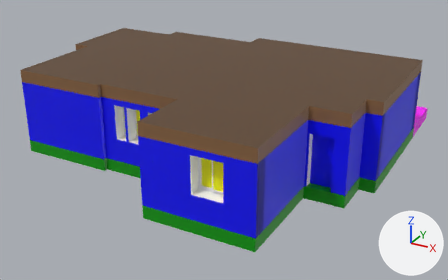
Before and after pictures for a commit that changed the FBX model LosArcosVisualization/Assets/01_Maya/Models_v2/Floorplan_v2.fbx.
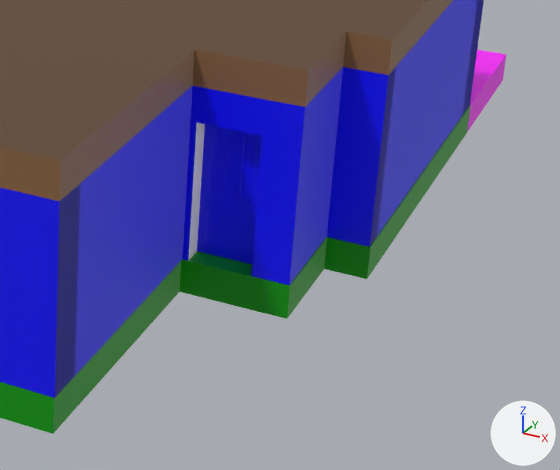
The first picture shows the older version from a camera (50 mm lens) standing at (12.04, -21.89, 10.97) and looking at (0.29, -0.54, 0.3). The close-ups show both versions on the part from 52% to 100% of the width and 31% to 95% of the height of that picture; other places that the commit changed are outside them. Lighting does not change. The marker at lower right points along +X, +Y and +Z. Where no turn or scale is listed for an object, it has been applied to the vertices.

Before the edit, the objects in view are built like this:
```python
mat_entrancedoor = principled_material('EntranceDoor')
mat_entrancedoor.base_color = (0.0, 0.0, 1.0)  # blue #0000ff
me_mesh_057 = bpy.data.meshes.new('Mesh.057')
me_mesh_057.from_pydata(...)  # 148 vertices, 144 faces; spans x -7.24..7.24, y -7.17..7.17, z -0.25..0.25
# faces by material slot: [44, 100]
me_mesh_057.materials.append(mat_terrace)  # pink #ff00ff
me_mesh_057.materials.append(mat_interiorfloor)  # green #009900
me_mesh_058 = bpy.data.meshes.new('Mesh.058')
me_mesh_058.from_pydata(...)  # 102 vertices, 100 faces; spans x -7.29..7.17, y -7.15..4.23, z 0.02..0.52
# faces by material slot: [32, 68]
me_mesh_058.materials.append(mat_roofwallpaint)  # brown #896442
me_mesh_058.materials.append(mat_roof)  # brown #5f442b
me_mesh_059 = bpy.data.meshes.new('Mesh.059')
me_mesh_059.from_pydata(...)  # 510 vertices, 508 faces; spans x -0.45..0.45, y -0.05..0.05, z -1.02..1.02
me_mesh_059.materials.append(mat_entrancedoor)  # blue #0000ff
ob_entrancedoor_high_outerdoorproxy1 = bpy.data.objects.new('EntranceDoor_high_OuterDoorProxy1', me_mesh_059)
ob_entrancedoor_high_outerdoorproxy1.location = (5.58, -2.85, 1.55)
ob_floorextrude = bpy.data.objects.new('FloorExtrude', me_mesh_057)
ob_floorextrude.location = (-0.06, 0.02, 0.27)
ob_roofextrude = bpy.data.objects.new('RoofExtrude', me_mesh_058)
ob_roofextrude.location = (0.0, 0.0, 3.05)
# also in view: 'Walls_GRP' at (-0.06, -1.46, 1.8)
```
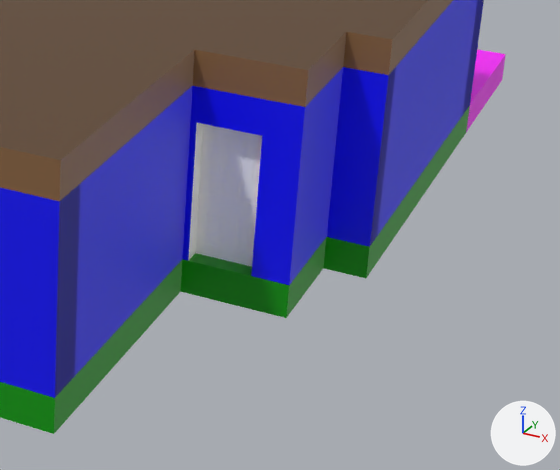
Where the newer file only moved an object's origin or applied its transform, the numbers keep the older frame.

Location of each change, [x1, y1, x2, y2] in pixels of the close-ups (560 x 470 px):
'EntranceDoor_high_OuterDoorProxy1', recoloured, moved
    before: [197, 124, 262, 264]
    after: [195, 124, 262, 267]

The change, as a list of edits to the scene's bpy script:
```text
Change mat_entrancedoor:
    mat_entrancedoor.base_color: (0.0, 0.0, 1.0) -> (1.0, 1.0, 1.0)  # blue #0000ff -> white #ffffff
Change ob_entrancedoor_high_outerdoorproxy1:
    ob_entrancedoor_high_outerdoorproxy1.location: (5.58, -2.85, 1.55) -> (5.58, -2.91, 1.55)
```
